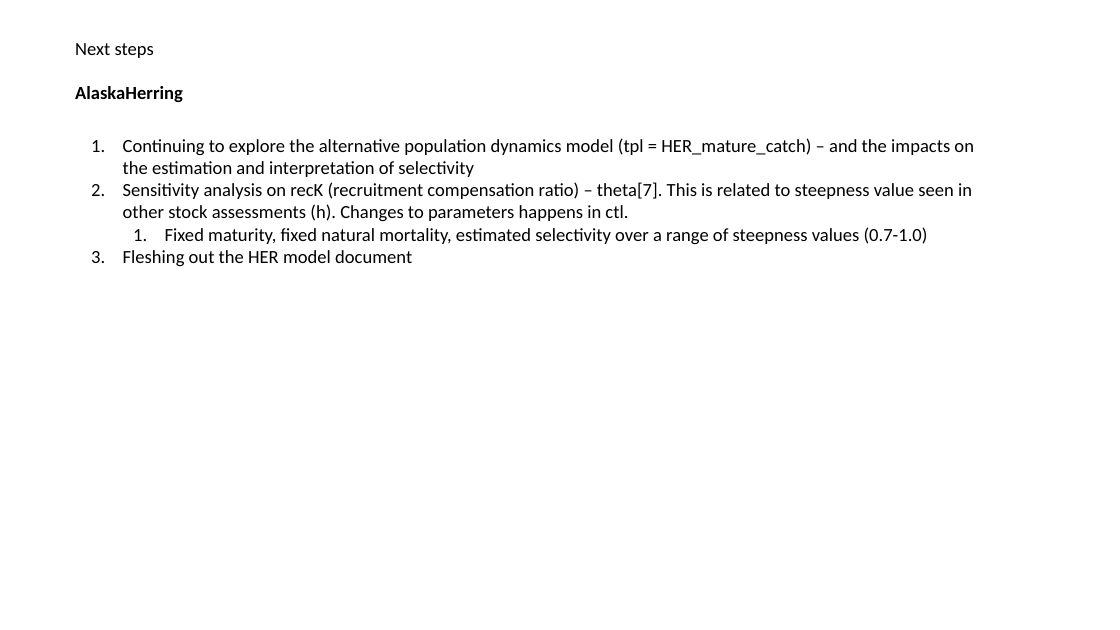
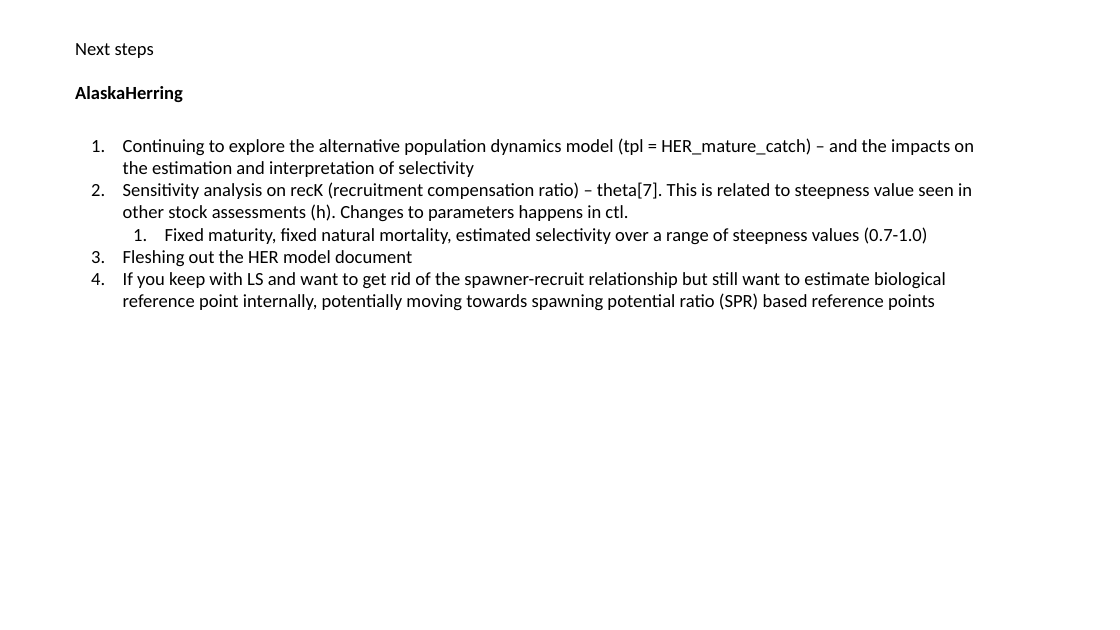
Before and after one commit to commfish/AlaskaHerring, a slide deck: slide 8 of technical_docs/folder_organization.pptx. Drawn at 1120x630 pixels with LibreOffice and Linux fonts; fonts in the diff are those of the drawing. Boxes give left, top, right and bottom in pixels: in the first picture for what was removed or moved away, otherwise in the second. Text is boxed around its words. In the diff, an @@ line names an element or a change of style, - is before the commit and + after.

```diff
--- a/technical_docs/folder_organization.pptx
+++ b/technical_docs/folder_organization.pptx
@@ text at (123,272,946,310): paragraph added @@
+4. If you keep with LS and want to get rid of the spawner-recruit relationship but still want to estimate biological reference point internally, potentially moving towards spawning potential ratio (SPR) based reference points
```
Also in this commit, not shown: 1 slide added, 1 other file.
